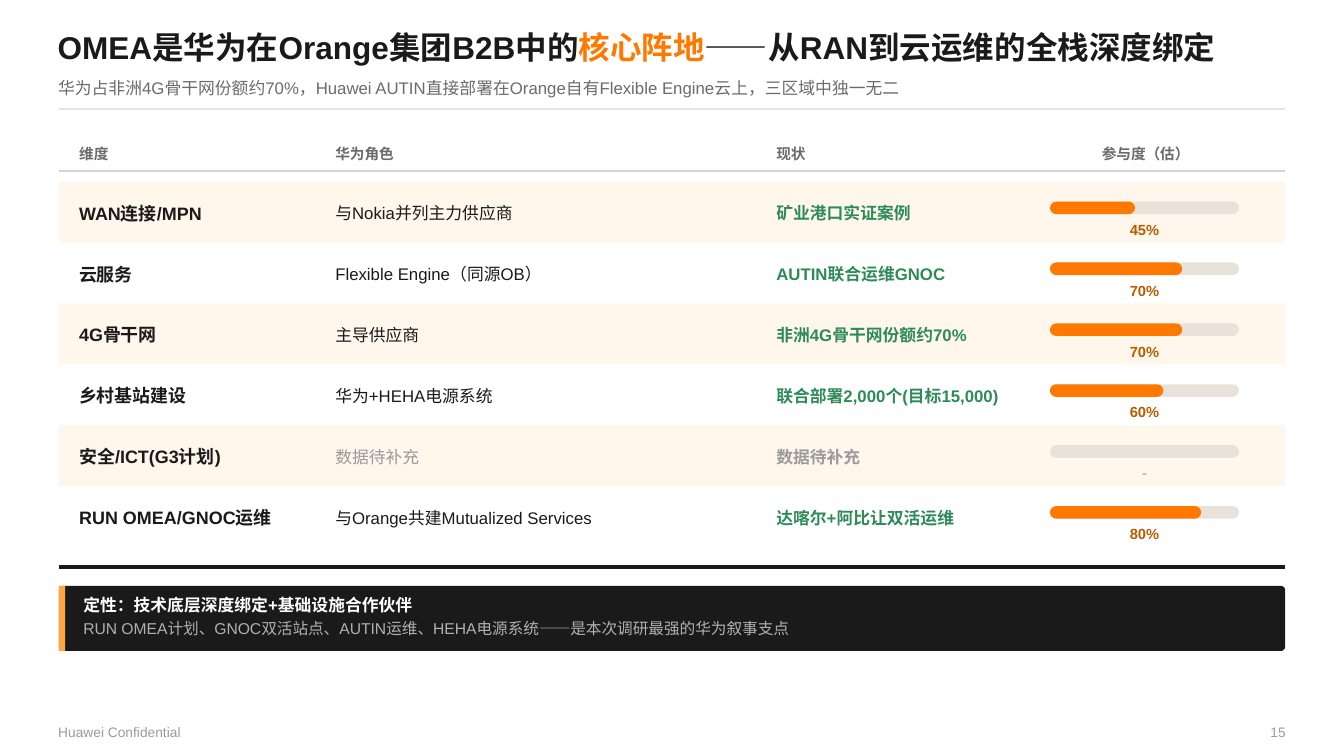
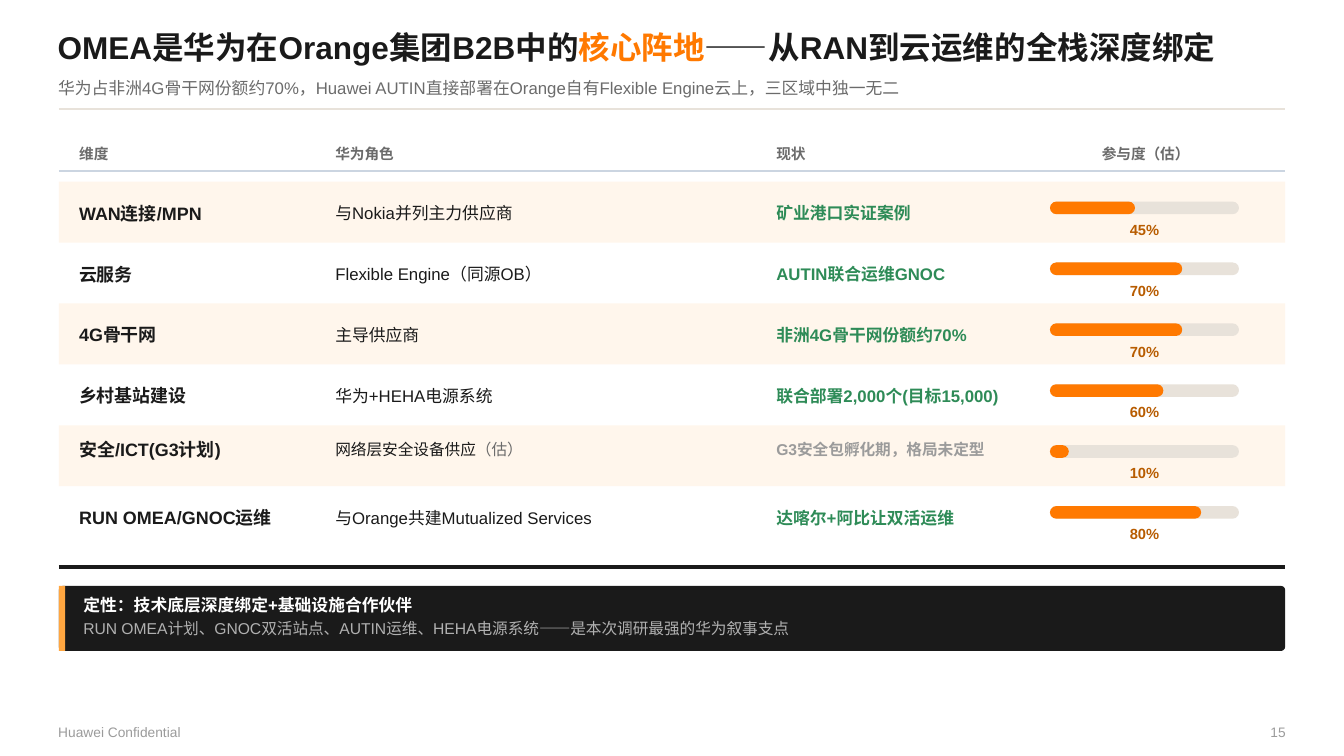
Before and after one commit to Chaoding1215/Claude, a slide deck: slide 15 of reference/Orange Business 三大区域B2B业务洞察 20260703.pptx. Drawn at 1344x756 pixels with LibreOffice and Linux fonts; fonts in the diff are those of the drawing. Boxes give left, top, right and bottom in pixels: in the first picture for what was removed or moved away, otherwise in the second. Text is boxed around its words. In the diff, an @@ line names an element or a change of style, - is before the commit and + after.

```diff
--- a/reference/Orange Business 三大区域B2B业务洞察 20260703.pptx
+++ b/reference/Orange Business 三大区域B2B业务洞察 20260703.pptx
@@ text "安全/ICT(G3计划)" moved from (x1=79, y1=447, x2=221, y2=467) to (x1=79, y1=440, x2=221, y2=460) @@
@@ text at (x1=335, y1=442, x2=523, y2=457): text changed; size 12 to 11.2 pt; text colour #9B9B9B to #1A1A1A @@
-数据待补充
+网络层安全设备供应（估）
@@ text at (x1=776, y1=443, x2=984, y2=457): text changed; size 12 to 11.2 pt @@
-数据待补充
+G3安全包孵化期，格局未定型
@@ rounded rectangle added at (x1=1051, y1=446, x2=1070, y2=458), fill #FF7900 @@
@@ text added at (x1=1130, y1=467, x2=1159, y2=478), 10.5 pt, text #B85C00, bold @@
+10%
@@ text removed at (x1=1140, y1=465, x2=1150, y2=487) @@
--
```
Also in this commit, not shown: 13 other slides changed, 1 slide added, 1 slide removed, 1 other file.
